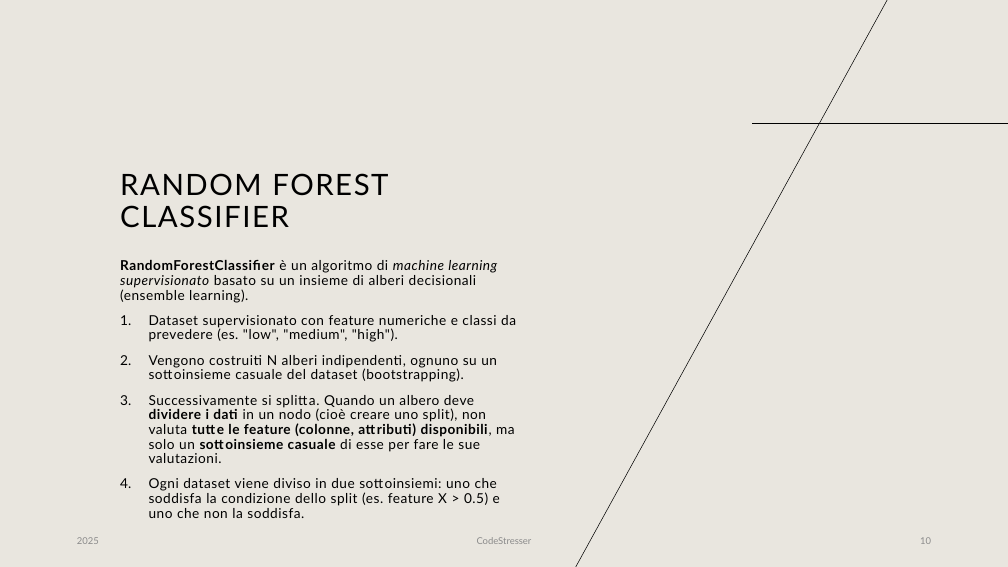
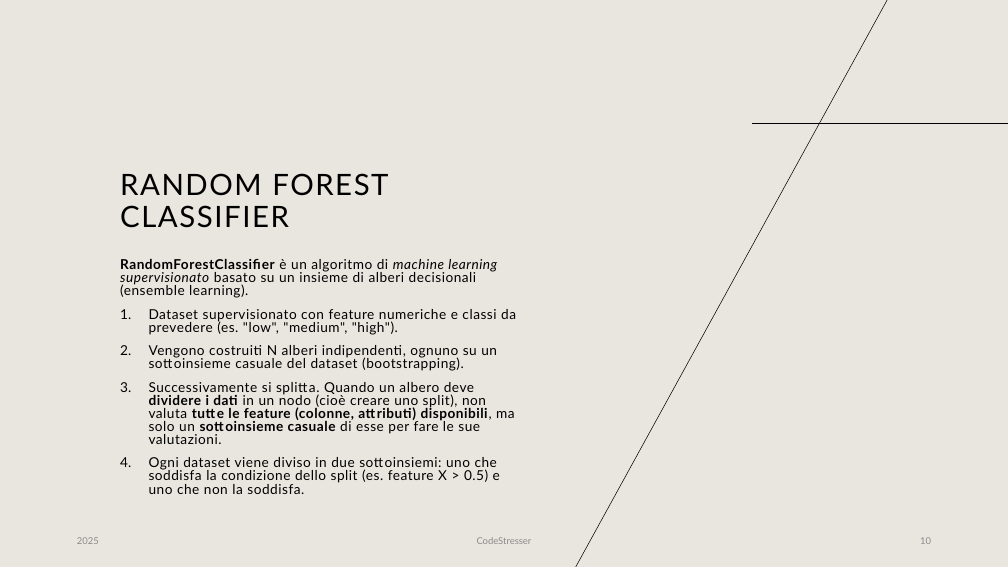
Before and after one commit to Sferratore/CodeStresser, a slide deck: slide 10 of CodeStresser PPT.pptx. Drawn at 1008x567 pixels with LibreOffice and Linux fonts; fonts in the diff are those of the drawing. Boxes give left, top, right and bottom in pixels: in the first picture for what was removed or moved away, otherwise in the second. Text is boxed around its words. In the diff, an @@ line names an element or a change of style, - is before the commit and + after.

Commit message:
Corrected ppt

```diff
--- a/CodeStresser PPT.pptx
+++ b/CodeStresser PPT.pptx
@@ text "RandomForestClassifier è un algoritmo di ..." at box(120, 259, 516, 494): line spacing 0.9 to 0.8 @@
```
